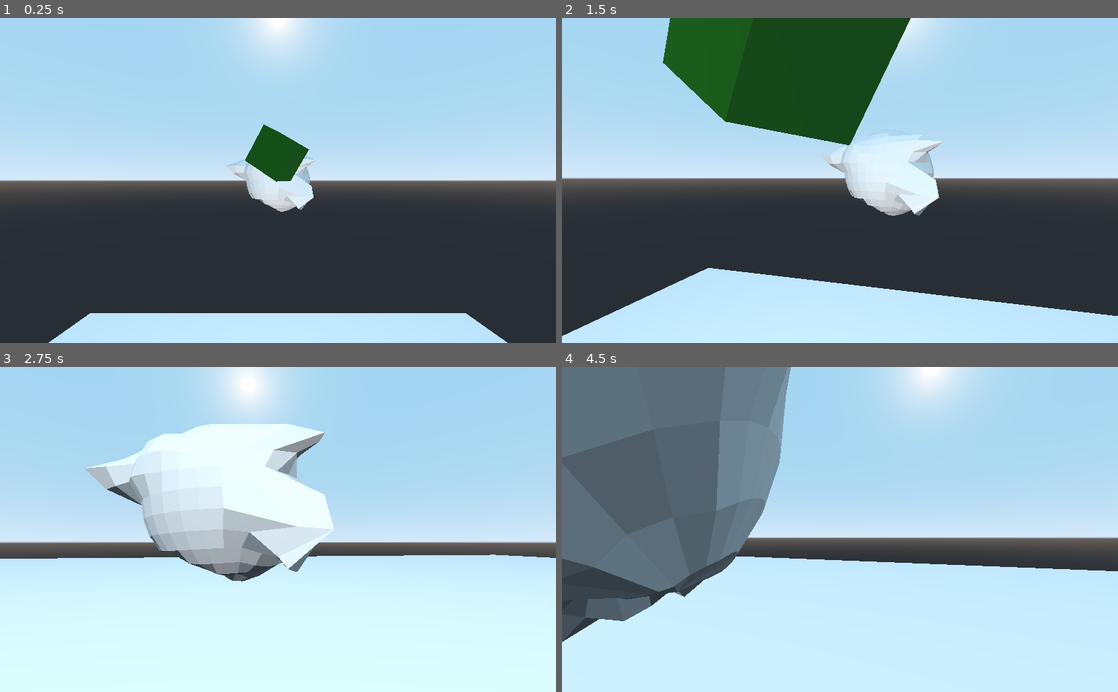
Above: before the commit, frames 1-4 (two rows, left to right).
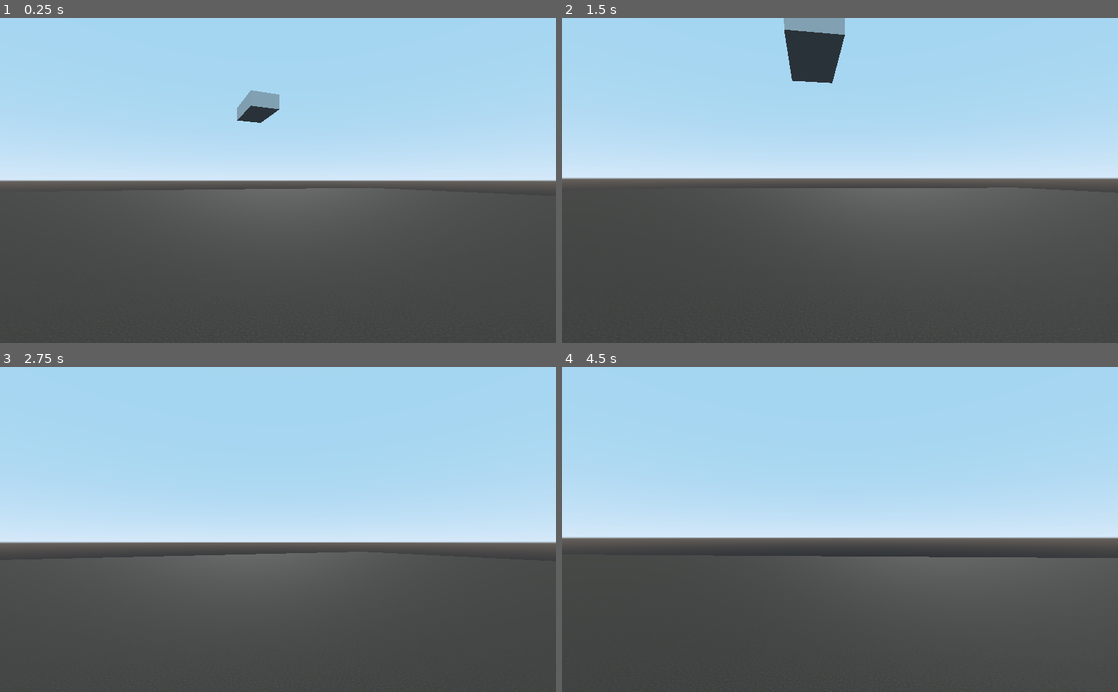
Above: after the commit, the same moments.

Repository: battw/godot_physics
Game: Godot game, scene res://vehicle/VehicleScene.tscn
Two runs of this game, one before a commit and one after it. Both use one fixed random seed, a clock stepped at 60 frames per second and the inputs below. Before the commit the project starts from res://PlaneFP.tscn.
Inputs (mouse positions are in pixels of both pictures, inside the frame that each line leads up to):
- Up to frame 1 (0.25 s): no input
- Up to frame 2 (1.5 s): move the mouse to (867, 180) at 0.52 s; hold W (forward) from 0.53 s (still down); move the mouse to (812, 180) at 1.27 s
- Up to frame 3 (2.75 s): keep holding W (forward); move the mouse to (289, 523) at 2.02 s
- Up to frame 4 (4.5 s): keep holding W (forward); move the mouse to (834, 536) at 2.77 s; move the mouse to (878, 532) at 3.52 s; move the mouse to (795, 526) at 4.27 s

The runs differ from the first frame. In frame 1, 49% of the frame differs, in the area x 0-100%, y 0-100%; in frame 2, 61%; in frame 3, 56%; in frame 4, 63%.

Commit message:
Experiments with a RigidBody for vehicle physics.

Diff:
--- a/WonkySphere.gd
+++ /dev/null
@@ -1,10 +0,0 @@
-extends RigidBody
-
-func _ready():
-	assert($MeshInstance != null)
-	assert($MeshInstance.mesh != null)
-	assert($CollisionShape != null)
-
-#	var faces = $MeshInstance.mesh.get_faces()
-#	$CollisionShape.shape.set_faces(faces)
-	$CollisionShape.shape = $MeshInstance.mesh.create_convex_shape()
--- /dev/null
+++ b/common/Floor.tscn
@@ -0,0 +1,33 @@
+[gd_scene load_steps=5 format=2]
+
+[ext_resource path="res://textures/asphalt_material.tres" type="Material" id=1]
+
+[sub_resource type="PlaneMesh" id=1]
+size = Vector2( 100, 100 )
+
+[sub_resource type="PhysicsMaterial" id=3]
+
+[sub_resource type="BoxShape" id=4]
+extents = Vector3( 50, 1, 50 )
+
+[node name="Floor" type="Spatial"]
+
+[node name="MeshInstance" type="MeshInstance" parent="."]
+mesh = SubResource( 1 )
+material/0 = ExtResource( 1 )
+__meta__ = {
+"_edit_lock_": true
+}
+
+[node name="StaticBody" type="StaticBody" parent="."]
+physics_material_override = SubResource( 3 )
+__meta__ = {
+"_edit_lock_": true
+}
+
+[node name="CollisionShape" type="CollisionShape" parent="StaticBody"]
+transform = Transform( 1, 0, 0, 0, 1, 0, 0, 0, 1, 0, -1, 0 )
+shape = SubResource( 4 )
+__meta__ = {
+"_edit_lock_": true
+}
--- /dev/null
+++ b/common/Lighting.tscn
@@ -0,0 +1,7 @@
+[gd_scene format=2]
+
+[node name="Lighting" type="Spatial"]
+
+[node name="DirectionalLight" type="DirectionalLight" parent="."]
+transform = Transform( 0.950217, 0.146349, -0.275081, 0, 0.882833, 0.469687, 0.311589, -0.446305, 0.838883, 0, 2.37976, 0 )
+light_energy = 2.89
--- a/Player.gd
+++ b/common/Player.gd
@@ -12,6 +12,7 @@
 	assert($Camera != null)
 	assert($CollisionShape != null)
 	Input.set_mouse_mode(Input.MOUSE_MODE_CAPTURED)
+
 
 func _physics_process(delta):
 	var local_heading = (Vector3.FORWARD * (Input.get_action_strength("forward") - Input.get_action_strength("backward"))
--- /dev/null
+++ b/common/Player.tscn
@@ -0,0 +1,24 @@
+[gd_scene load_steps=3 format=2]
+
+[ext_resource path="res://common/Player.gd" type="Script" id=1]
+
+[sub_resource type="CapsuleShape" id=1]
+
+[node name="Player" type="KinematicBody"]
+transform = Transform( 1, 0, 0, 0, 1, 0, 0, 0, 1, 0, 34.6752, 11.9998 )
+script = ExtResource( 1 )
+g = 9.5
+
+[node name="CollisionShape" type="CollisionShape" parent="."]
+transform = Transform( 1, 0, 0, 0, -4.37114e-08, -1, 0, 1, -4.37114e-08, 0, 0, 0 )
+shape = SubResource( 1 )
+__meta__ = {
+"_edit_lock_": true
+}
+
+[node name="Camera" type="Camera" parent="."]
+transform = Transform( 1, 0, 0, 0, 1, 0, 0, 0, 1, 0, 1, 0 )
+current = true
+__meta__ = {
+"_edit_lock_": true
+}
--- a/PlaneFP.tscn
+++ b/gravity/PlaneFP.tscn
@@ -1,53 +1,27 @@
-[gd_scene load_steps=13 format=2]
+[gd_scene load_steps=12 format=2]
 
-[ext_resource path="res://Player.gd" type="Script" id=1]
-[ext_resource path="res://WonkySphere.gd" type="Script" id=2]
+[ext_resource path="res://gravity/WonkySphere.gd" type="Script" id=1]
+[ext_resource path="res://common/Player.gd" type="Script" id=2]
 [ext_resource path="res://models/deformed_sphere.obj" type="ArrayMesh" id=3]
+[ext_resource path="res://common/Floor.tscn" type="PackedScene" id=4]
+[ext_resource path="res://common/Lighting.tscn" type="PackedScene" id=5]
 
-[sub_resource type="PlaneMesh" id=1]
-size = Vector2( 100, 100 )
+[sub_resource type="CubeMesh" id=1]
 
-[sub_resource type="PhysicsMaterial" id=2]
+[sub_resource type="SpatialMaterial" id=2]
+albedo_color = Color( 0.0705882, 0.384314, 0.0156863, 1 )
 
 [sub_resource type="BoxShape" id=3]
-extents = Vector3( 50, 1, 50 )
 
-[sub_resource type="CubeMesh" id=4]
+[sub_resource type="CapsuleShape" id=4]
 
-[sub_resource type="SpatialMaterial" id=5]
-albedo_color = Color( 0.0705882, 0.384314, 0.0156863, 1 )
+[sub_resource type="PhysicsMaterial" id=5]
 
-[sub_resource type="BoxShape" id=6]
-
-[sub_resource type="CapsuleShape" id=7]
-
-[sub_resource type="PhysicsMaterial" id=8]
-
-[sub_resource type="ConvexPolygonShape" id=9]
+[sub_resource type="ConcavePolygonShape" id=6]
 
 [node name="PlaneFP" type="Spatial"]
 
-[node name="Floor" type="Spatial" parent="."]
-
-[node name="MeshInstance" type="MeshInstance" parent="Floor"]
-mesh = SubResource( 1 )
-material/0 = null
-__meta__ = {
-"_edit_lock_": true
-}
-
-[node name="StaticBody" type="StaticBody" parent="Floor"]
-physics_material_override = SubResource( 2 )
-__meta__ = {
-"_edit_lock_": true
-}
-
-[node name="CollisionShape" type="CollisionShape" parent="Floor/StaticBody"]
-transform = Transform( 1, 0, 0, 0, 1, 0, 0, 0, 1, 0, -1, 0 )
-shape = SubResource( 3 )
-__meta__ = {
-"_edit_lock_": true
-}
+[node name="Floor" parent="." instance=ExtResource( 4 )]
 
 [node name="Camera" type="Camera" parent="."]
 transform = Transform( 1, 0, 0, 0, 0.954726, 0.297485, 0, -0.297485, 0.954726, 0, 9.09455, 19.1899 )
@@ -57,31 +31,26 @@
 
 [node name="MeshInstance" type="MeshInstance" parent="Cube"]
 transform = Transform( 1, 2.98023e-08, 4.47035e-08, 0, 1, 0, -7.45058e-09, 0, 1, 0, 0, 0 )
-mesh = SubResource( 4 )
-material/0 = SubResource( 5 )
+mesh = SubResource( 1 )
+material/0 = SubResource( 2 )
 __meta__ = {
 "_edit_lock_": true
 }
 
 [node name="CollisionShape" type="CollisionShape" parent="Cube"]
-shape = SubResource( 6 )
+shape = SubResource( 3 )
 __meta__ = {
 "_edit_lock_": true
 }
 
-[node name="OmniLight" type="OmniLight" parent="."]
-transform = Transform( 1, 0, 0, 0, 1, 0, 0, 0, 1, -1.62845, 16.4842, 9.47946 )
-light_energy = 0.6
-omni_range = 4096.0
-
 [node name="Player" type="KinematicBody" parent="."]
 transform = Transform( 1, 0, 0, 0, 1, 0, 0, 0, 1, 0, 34.6752, 11.9998 )
-script = ExtResource( 1 )
+script = ExtResource( 2 )
 g = 9.5
 
 [node name="CollisionShape" type="CollisionShape" parent="Player"]
 transform = Transform( 1, 0, 0, 0, -4.37114e-08, -1, 0, 1, -4.37114e-08, 0, 0, 0 )
-shape = SubResource( 7 )
+shape = SubResource( 4 )
 __meta__ = {
 "_edit_lock_": true
 }
@@ -95,9 +64,9 @@
 
 [node name="WonkySphere" type="RigidBody" parent="."]
 transform = Transform( 1, 0, 0, 0, 1, 0, 0, 0, 1, 0, 35.6178, -24.9547 )
-physics_material_override = SubResource( 8 )
+physics_material_override = SubResource( 5 )
 contact_monitor = true
-script = ExtResource( 2 )
+script = ExtResource( 1 )
 
 [node name="MeshInstance" type="MeshInstance" parent="WonkySphere"]
 mesh = ExtResource( 3 )
@@ -107,7 +76,9 @@
 }
 
 [node name="CollisionShape" type="CollisionShape" parent="WonkySphere"]
-shape = SubResource( 9 )
+shape = SubResource( 6 )
 __meta__ = {
 "_edit_lock_": true
 }
+
+[node name="Lighting" parent="." instance=ExtResource( 5 )]
--- /dev/null
+++ b/gravity/WonkySphere.gd
@@ -0,0 +1,10 @@
+extends RigidBody
+
+func _ready():
+	assert($MeshInstance != null)
+	assert($MeshInstance.mesh != null)
+	assert($CollisionShape != null)
+
+	var faces = $MeshInstance.mesh.get_faces()
+	$CollisionShape.shape.set_faces(faces)
+#	$CollisionShape.shape = $MeshInstance.mesh.create_convex_shape()
--- a/project.godot
+++ b/project.godot
@@ -16,7 +16,7 @@
 [application]
 
 config/name="physics"
-run/main_scene="res://PlaneFP.tscn"
+run/main_scene="res://vehicle/VehicleScene.tscn"
 
 [input]
 
@@ -64,6 +64,30 @@
 "events": [ Object(InputEventJoypadMotion,"resource_local_to_scene":false,"resource_name":"","device":-1,"axis":3,"axis_value":1.0,"script":null)
  ]
 }
+vehicle_forward={
+"deadzone": 0.5,
+"events": [ Object(InputEventKey,"resource_local_to_scene":false,"resource_name":"","device":0,"alt":false,"shift":false,"control":false,"meta":false,"command":false,"pressed":false,"scancode":16777232,"unicode":0,"echo":false,"script":null)
+ ]
+}
+vehicle_left={
+"deadzone": 0.5,
+"events": [ Object(InputEventKey,"resource_local_to_scene":false,"resource_name":"","device":0,"alt":false,"shift":false,"control":false,"meta":false,"command":false,"pressed":false,"scancode":16777231,"unicode":0,"echo":false,"script":null)
+ ]
+}
+vehicle_right={
+"deadzone": 0.5,
+"events": [ Object(InputEventKey,"resource_local_to_scene":false,"resource_name":"","device":0,"alt":false,"shift":false,"control":false,"meta":false,"command":false,"pressed":false,"scancode":16777233,"unicode":0,"echo":false,"script":null)
+ ]
+}
+vehicle_backward={
+"deadzone": 0.5,
+"events": [ Object(InputEventKey,"resource_local_to_scene":false,"resource_name":"","device":0,"alt":false,"shift":false,"control":false,"meta":false,"command":false,"pressed":false,"scancode":16777234,"unicode":0,"echo":false,"script":null)
+ ]
+}
+
+[physics]
+
+3d/default_gravity=9.8
 
 [rendering]
 
--- /dev/null
+++ b/textures/asphalt_material.tres
@@ -0,0 +1,8 @@
+[gd_resource type="SpatialMaterial" load_steps=2 format=2]
+
+[ext_resource path="res://textures/asphalt_texture.jpg" type="Texture" id=1]
+
+[resource]
+albedo_color = Color( 0.54902, 0.54902, 0.54902, 1 )
+albedo_texture = ExtResource( 1 )
+uv1_scale = Vector3( 100, 100, 1 )
--- /dev/null
+++ b/vehicle/Vehicle.gd
@@ -0,0 +1,36 @@
+extends RigidBody
+
+
+
+func _ready():
+	pass # Replace with function body.
+
+var force_applied = false
+var countdown = 3
+
+
+func _physics_process(delta):
+	linear_damp = 0
+	if not force_applied:
+		__apply_forward_force(1, delta)
+		force_applied = true
+	if countdown > 0:
+		print("delta = ", delta)
+
+func _integrate_forces(state):
+	if countdown > 0:
+		print("vel = ", state.linear_velocity.length())
+		print("ldamp = ", state.total_linear_damp)
+		print()
+		countdown -= 1
+
+func __apply_forward_force(magnitude, delta):
+	#var force = (Vector3.FORWARD * magnitude)
+	#var rotation = Quat(self.rotation)
+	#apply_central_impulse(rotation * force)
+	#add_central_force(rotation * force / delta)
+	apply_central_impulse(transform.basis.z * magnitude)
+
+
+func _input(event):
+	pass
--- /dev/null
+++ b/vehicle/Vehicle.tscn
@@ -0,0 +1,21 @@
+[gd_scene load_steps=4 format=2]
+
+[ext_resource path="res://vehicle/Vehicle.gd" type="Script" id=1]
+
+[sub_resource type="BoxShape" id=1]
+extents = Vector3( 1, 0.5, 2 )
+
+[sub_resource type="CubeMesh" id=2]
+size = Vector3( 2, 1, 4 )
+
+[node name="Vehicle" type="RigidBody"]
+gravity_scale = 0.0
+script = ExtResource( 1 )
+
+[node name="CollisionShape" type="CollisionShape" parent="."]
+transform = Transform( 1, 0, 0, 0, 1, 0, 0, 0, 1, 0, 0.5, 0 )
+shape = SubResource( 1 )
+
+[node name="MeshInstance" type="MeshInstance" parent="CollisionShape"]
+mesh = SubResource( 2 )
+material/0 = null
--- /dev/null
+++ b/vehicle/VehicleScene.tscn
@@ -0,0 +1,20 @@
+[gd_scene load_steps=5 format=2]
+
+[ext_resource path="res://common/Floor.tscn" type="PackedScene" id=1]
+[ext_resource path="res://common/Lighting.tscn" type="PackedScene" id=2]
+[ext_resource path="res://vehicle/Vehicle.tscn" type="PackedScene" id=3]
+[ext_resource path="res://common/Player.tscn" type="PackedScene" id=4]
+
+[node name="VehicleScene" type="Spatial"]
+
+[node name="Floor" parent="." instance=ExtResource( 1 )]
+
+[node name="Lighting" parent="." instance=ExtResource( 2 )]
+transform = Transform( 1, 0, 0, 0, 1, 0, 0, 0, 1, 0, 32.7539, 0 )
+
+[node name="Vehicle" parent="." instance=ExtResource( 3 )]
+transform = Transform( 0.996005, 0, 0.0892942, 0, 1, 0, -0.0892942, 0, 0.996005, 0, 7.3247, 0 )
+linear_damp = 0.0
+
+[node name="Player" parent="." instance=ExtResource( 4 )]
+transform = Transform( -0.953775, 0, 0.300523, 0, 1, 0, -0.300523, 0, -0.953775, 3.66887, 1.55478, -16.6507 )
Binary file added: textures/asphalt_texture.jpg
Not shown, added: textures/asphalt_texture.jpg.import
